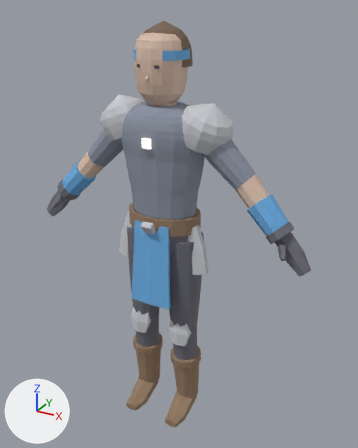
Renders of the glTF model art/rigs/export/biped_v1.glb from each side of a commit.
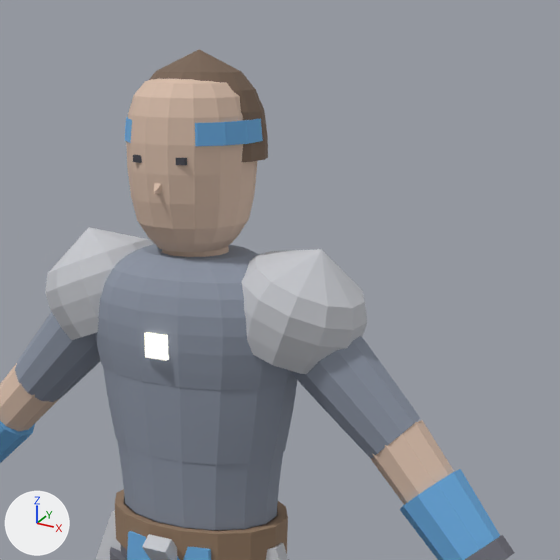
Each version is shown whole from a 50 mm camera at (1.085, -1.833, 1.988) aimed at (0.046, 0.056, 1.043), then close up on the part from 23% to 88% of the width and 0% to 52% of the height. The lights are fixed; the arrows at lower left show +X, +Y and +Z. The older version's two pictures come first.

The first close-up shows 'biped_v1_mannequin'.
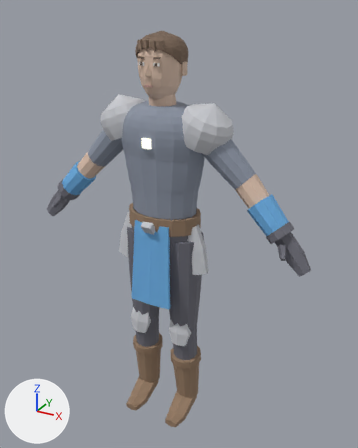
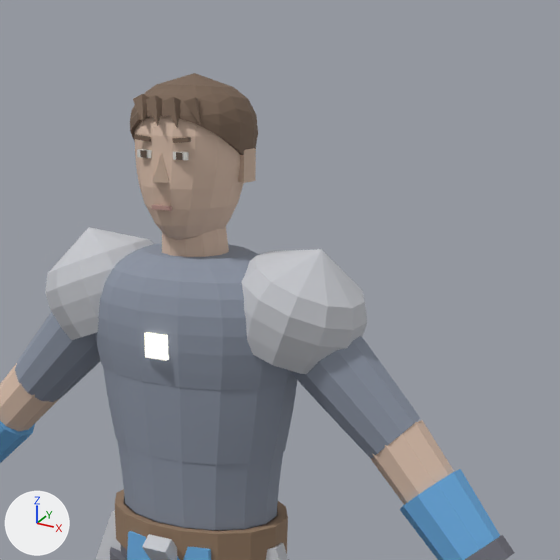
Pixel boxes (x1, y1, x2, y2) of what changed, in the close-ups (560 x 560 px; the box of a moved part takes in the faces that stretch with it):
'biped_v1_mannequin', reshaped
    before: (0, 49, 515, 560)
    after: (0, 73, 515, 560)
part 1 of me_biped_v1_mannequin, added
    after: (151, 205, 172, 211)
part 2 of me_biped_v1_mannequin, added
    after: (176, 152, 183, 160)
part 3 of me_biped_v1_mannequin, added
    after: (140, 150, 147, 158)
part 4 of me_biped_v1_mannequin, added (brown)
    after: (135, 116, 244, 240)
part 5 of me_biped_v1_mannequin, deleted
    before: (154, 183, 161, 194)
part 6 of me_biped_v1_mannequin, moved or reshaped
    before: (125, 49, 268, 252)
    after: (130, 73, 258, 183)

The change in detail:
me_biped_v1_mannequin is used by ob_biped_v1_mannequin; location (0.0, 0.0, 0.0).
me_biped_v1_mannequin had 1722 vertices, 3248 faces and spanned x -0.7..0.7, y -0.17..0.15, z 0.0..1.93.
me_biped_v1_mannequin now has 1825 vertices, 3400 faces and spans x -0.7..0.7, y -0.17..0.15, z 0.0..1.9.
me_biped_v1_mannequin part 1: a new loose piece, a box spanning x -0.018..0.018, y -0.1143..-0.1083, z 1.693..1.6995, in mat_skin.
me_biped_v1_mannequin part 2: a new loose piece, a box spanning x 0.0285..0.0395, y -0.1099..-0.1059, z 1.7737..1.7847, in mat_cloth.
me_biped_v1_mannequin part 3: a new loose piece, a box spanning x -0.0395..-0.0285, y -0.1099..-0.1059, z 1.7737..1.7847, in mat_cloth.
me_biped_v1_mannequin part 4: a new loose piece of 177 vertices spanning x -0.09..0.09, y -0.11..0.1, z 1.63..1.88, in mat_skin.
me_biped_v1_mannequin part 5: the loose piece of 5 vertices spanning x -0.01..0.01, y -0.14..-0.1, z 1.72..1.75 is deleted.
me_biped_v1_mannequin part 6: 19 vertices moved from x -0.11..0.06, y -0.12..0.11, z 1.77..1.88 to x -0.1..0.06, y -0.1..0.07, z 1.73..1.87; 244 vertices removed from x -0.11..0.11, y -0.12..0.13, z 1.62..1.93; 151 vertices added at x -0.11..0.11, y -0.14..0.11, z 1.73..1.9.
